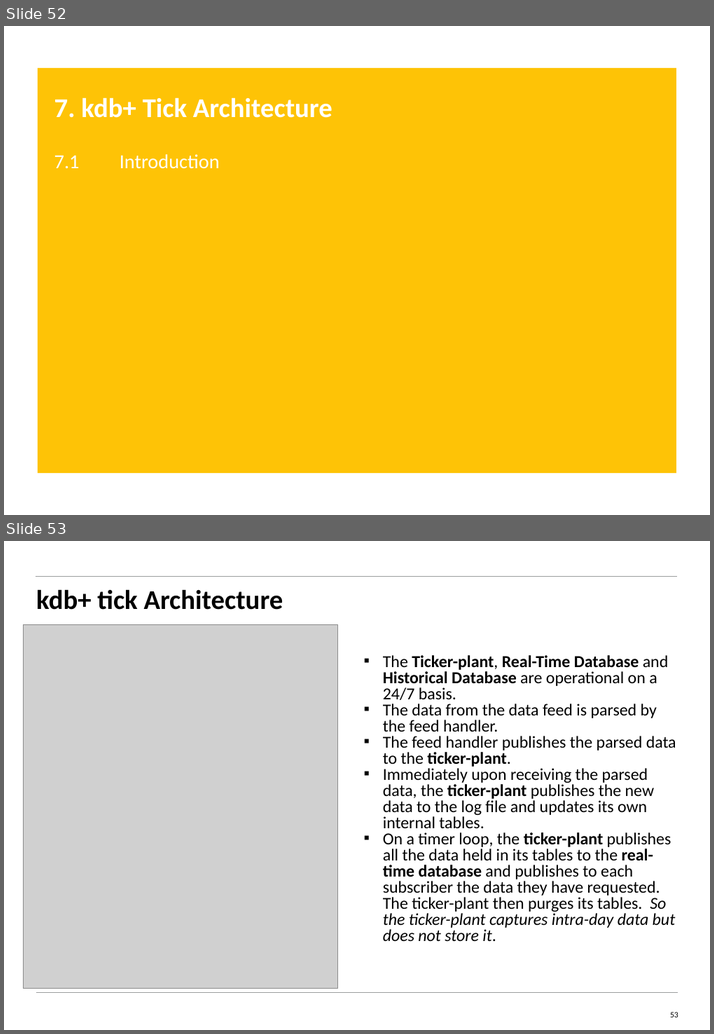
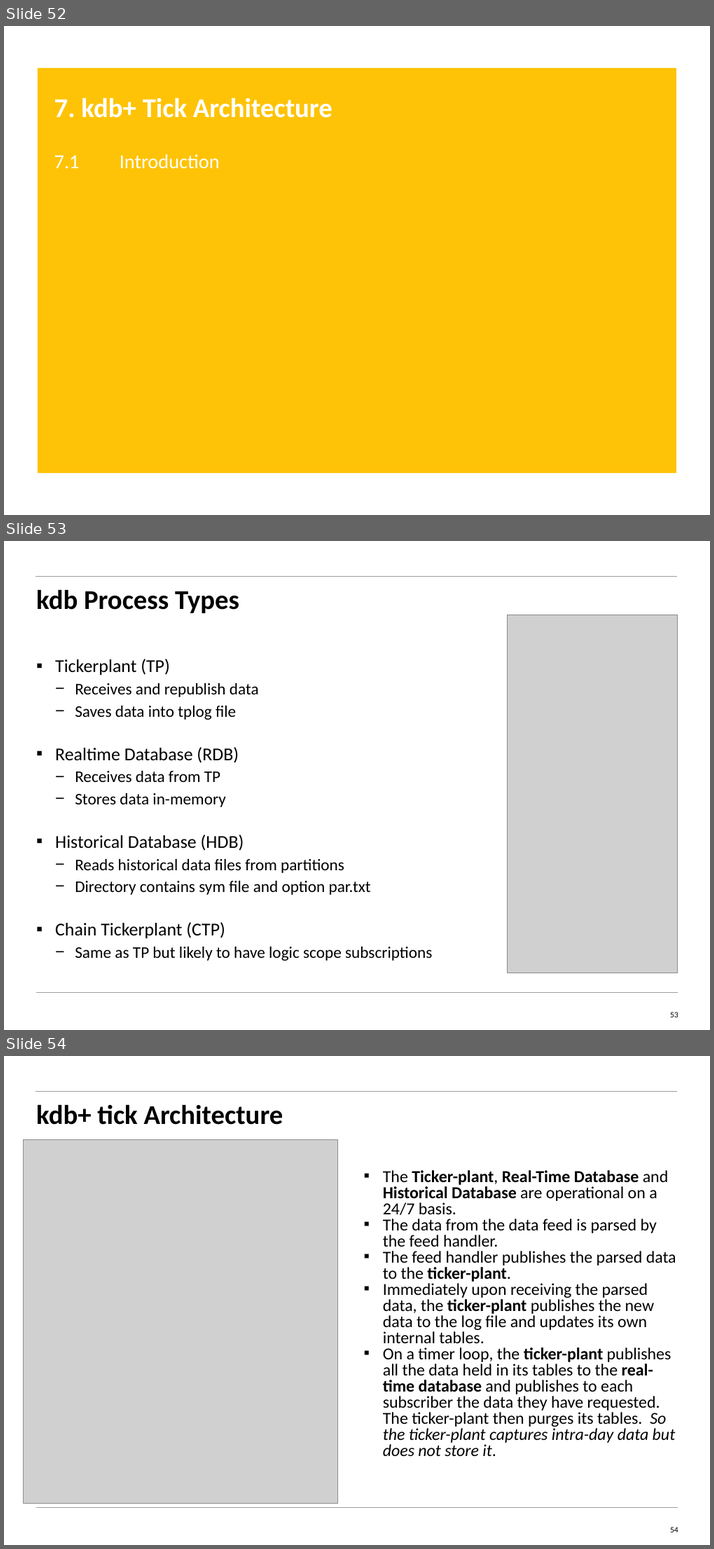
Before and after one commit to kenwjj/Q-ingSpree, a slide deck: kdb_training/KDB_2day_Training_Day2_students-kw.pptx. Shown one above the other, each under a label of ours: slides 52 and 53 before the commit, slides 52, 53 and 54 after it. The pictures are 714x1034 and 714x1549 pixels, drawn with LibreOffice and Linux fonts; fonts in the diff are those of the drawing; grey boxes stand for pictures. Boxes give left, top, right and bottom in pixels: in the first picture for what was removed or moved away, otherwise in the second. Text is boxed around its words. In the diff, an @@ line names an element or a change of style, - is before the commit and + after.

```diff
--- a/kdb_training/KDB_2day_Training_Day2_students-kw.pptx
+++ b/kdb_training/KDB_2day_Training_Day2_students-kw.pptx
@@ slide 53 added at (4,541,710,1030), background #FFFFFF; not listed: 2 template elements that a slide beside it also shows @@
@@ title added at (36,589,239,613), 30 pt, text #000000, bold @@
+kdb Process Types
@@ picture added at (507,615,677,973) @@
@@ text added at (55,659,432,960), 18 pt, text #000000 @@
+▪ Tickerplant (TP)
+  − Receives and republish data
+  − Saves data into tplog file
+▪ Realtime Database (RDB)
+  − Receives data from TP
+  − Stores data in-memory
+▪ Historical Database (HDB)
+  − Reads historical data files from partitions
+  − Directory contains sym file and option par.txt
+▪ Chain Tickerplant (CTP)
+  − Same as TP but likely to have logic scope subscriptions
@@ page number added at (670,1011,678,1017), 9 pt, text #000000 @@
+53
@@ what was slide 53 is now slide 54 @@
@@ page number at (670,1526,678,1532): text changed @@
-53
+54
```
Also in this commit, not shown: 10 slides changed, 2 other files.
